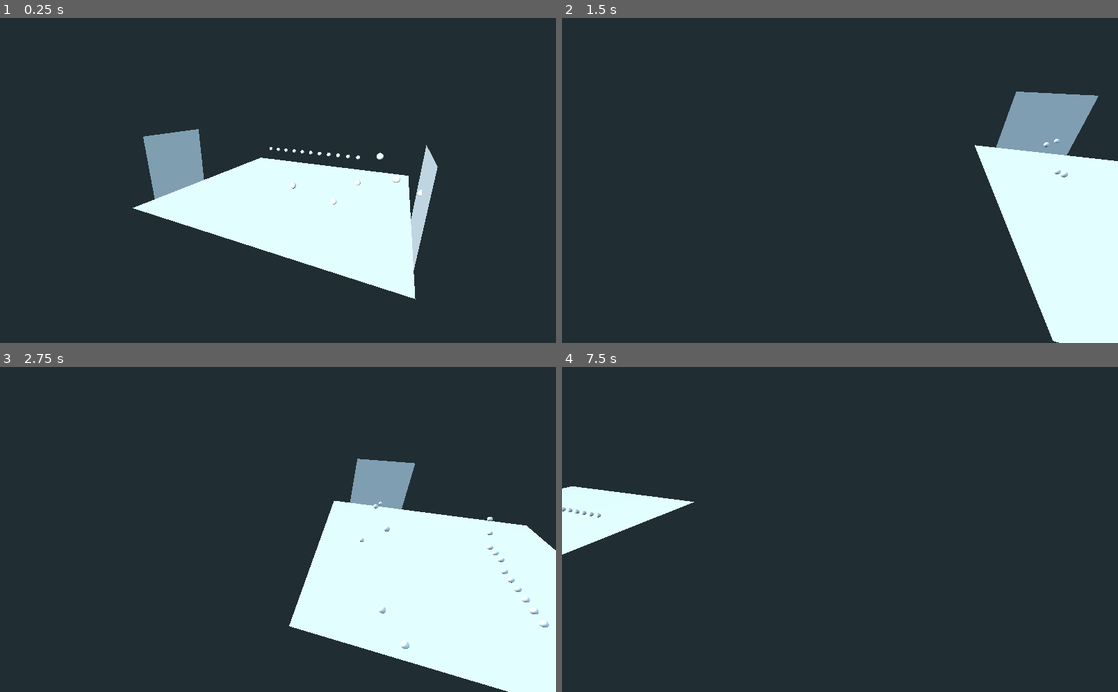
Above: before the commit, frames 1-4 (two rows, left to right).
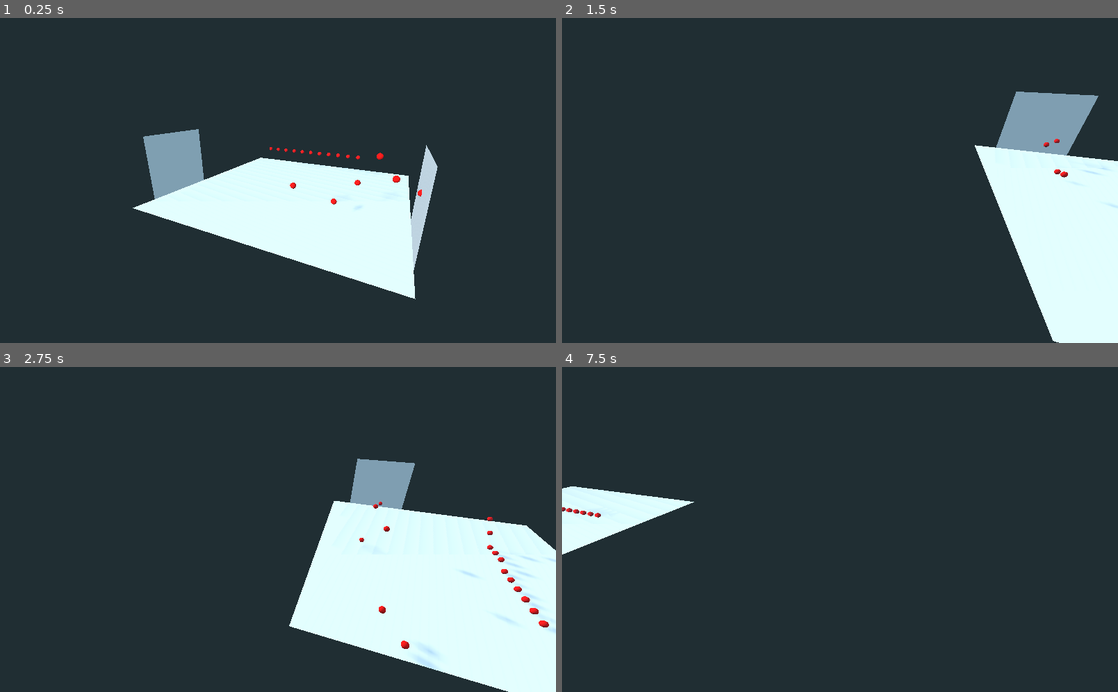
Above: after the commit, the same moments.

Repository: Wellbek/GamePhysicsSPP
Game: Godot game, scene res://Scenes/Assignment2.tscn
Two runs of this game, one before a commit and one after it. Both use one fixed random seed, a clock stepped at 60 frames per second and the inputs below. The project has no main scene, so this scene is started directly.
Inputs (mouse positions are in pixels of both pictures, inside the frame that each line leads up to):
- Up to frame 1 (0.25 s): no input
- Up to frame 2 (1.5 s): move the mouse to (962, 164) at 0.52 s; hold D (right) 0.53-1.28 s; hold Ctrl (unlock_camera) 0.53-1.28 s; move the mouse to (728, 196) at 1.27 s; hold S (back) from 1.28 s (still down); tap Ctrl (unlock_camera) at 1.35 s
- Up to frame 3 (2.75 s): move the mouse to (333, 458) at 2.02 s; release S (back) at 2.03 s; hold D (right) from 2.03 s (still down); hold Ctrl (unlock_camera) from 2.03 s (still down)
- Up to frame 4 (7.5 s): move the mouse to (812, 594) at 2.77 s; release D (right) at 2.78 s; release Ctrl (unlock_camera) at 2.78 s; hold W (forward) 2.78-3.53 s; tap Ctrl (unlock_camera) every 1.5 s from 2.85 to 7.35 s; move the mouse to (1006, 578) at 3.52 s; hold Ctrl (unlock_camera) 3.53-4.28 s; hold A (left) 3.53-5.03 s; tap Enter at 4.25, 5.75, 7.25 s; move the mouse to (673, 480) at 4.27 s; tap Space at 5, 6.5 s; move the mouse to (867, 529) at 5.02 s; hold S (back) 5.03-5.78 s; hold Ctrl (unlock_camera) 5.03-5.78 s; move the mouse to (756, 448) at 5.77 s; hold D (right) 5.78-6.53 s; move the mouse to (962, 513) at 6.52 s; hold W (forward) 6.53-7.28 s; hold Ctrl (unlock_camera) 6.53-7.28 s; move the mouse to (728, 545) at 7.27 s; hold D (right) from 7.28 s (still down)

The runs differ from the first frame. In frame 1, 0.2% of the frame differs, in the area x 48-76%, y 39-59%; in frame 2, less than 0.1%; in frame 3, 0.5%, in the area x 64-100%, y 41-94%; in frame 4, less than 0.1%.

Commit message:
Directional Light for A4

Diff:
--- a/Game Physics Assignment Sheet 2/Instances/Ball.tscn
+++ b/Game Physics Assignment Sheet 2/Instances/Ball.tscn
@@ -1,6 +1,6 @@
 [gd_scene load_steps=4 format=2]
 
-[sub_resource type="GDScript" id=3]
+[sub_resource type="GDScript" id=1]
 script/source = "extends RigidBody
 
 #Sphere
@@ -8,36 +8,37 @@
 var radius = 5.0
 
 func _integrate_forces(state):
-    var t = state.get_transform()
-    var x = t.origin
-    var velocity = state.get_linear_velocity()
+	var t = state.get_transform()
+	var x = t.origin
+	var velocity = state.get_linear_velocity()
 
-    # Project the current position X onto the sphere
-    var vector = x - center
-    var closest_point = center + vector.normalized() * radius
+	# Project the current position X onto the sphere
+	var vector = x - center
+	var closest_point = center + vector.normalized() * radius
 	# Set new position
-    t.origin = closest_point
-    state.set_transform(t)
+	t.origin = closest_point
+	state.set_transform(t)
 
-    # Adjust the velocity
-    var tangent = vector.normalized()
-    var velocity_normal = tangent * velocity.dot(tangent)
-    velocity = velocity - velocity_normal
-    state.set_linear_velocity(velocity)"
+	# Adjust the velocity
+	var tangent = vector.normalized()
+	var velocity_normal = tangent * velocity.dot(tangent)
+	velocity = velocity - velocity_normal
+	state.set_linear_velocity(velocity)
+"
 
-[sub_resource type="SphereMesh" id=1]
+[sub_resource type="SphereMesh" id=2]
 
-[sub_resource type="SphereShape" id=2]
+[sub_resource type="SphereShape" id=3]
 
 [node name="Ball" type="Spatial"]
 
 [node name="RigidBody" type="RigidBody" parent="."]
 transform = Transform( 1, 0, 0, 0, 1, 0, 0, 0, 1, 0, 10.8168, 0 )
-script = SubResource( 3 )
+script = SubResource( 1 )
 
 [node name="MeshInstance" type="MeshInstance" parent="RigidBody"]
-mesh = SubResource( 1 )
+mesh = SubResource( 2 )
 material/0 = null
 
 [node name="CollisionShape" type="CollisionShape" parent="RigidBody"]
-shape = SubResource( 2 )
+shape = SubResource( 3 )
--- a/Game Physics Assignment Sheet 2/Instances/Particle.tscn
+++ b/Game Physics Assignment Sheet 2/Instances/Particle.tscn
@@ -1,11 +1,13 @@
-[gd_scene load_steps=3 format=2]
+[gd_scene load_steps=4 format=2]
 
 [ext_resource path="res://Scripts/Particle.gd" type="Script" id=1]
-
 
 [sub_resource type="SphereMesh" id=1]
 radius = 0.2
 height = 0.4
+
+[sub_resource type="SpatialMaterial" id=2]
+albedo_color = Color( 0.992157, 0.0313726, 0.00784314, 1 )
 
 [node name="Particle" type="Spatial"]
 script = ExtResource( 1 )
@@ -13,4 +15,4 @@
 
 [node name="MeshInstance" type="MeshInstance" parent="."]
 mesh = SubResource( 1 )
-material/0 = null
+material/0 = SubResource( 2 )
--- a/Game Physics Assignment Sheet 2/Scenes/Assignment2.tscn
+++ b/Game Physics Assignment Sheet 2/Scenes/Assignment2.tscn
@@ -11,6 +11,7 @@
 
 [node name="DirectionalLight" type="DirectionalLight" parent="."]
 transform = Transform( 0.946704, 0.0723057, -0.313884, 0.063003, 0.914088, 0.400591, 0.315882, -0.399017, 0.860816, -2.05403, 8.32813, 11.3885 )
+shadow_enabled = true
 
 [node name="Plane" type="Spatial" parent="."]
 transform = Transform( 10, 0, 0, 0, 1, 0, 0, 0, 10, 0, 0, 0 )
--- a/Game Physics Assignment Sheet 2/Scenes/Assignment4.tscn
+++ b/Game Physics Assignment Sheet 2/Scenes/Assignment4.tscn
@@ -155,3 +155,7 @@
 
 [node name="wallRow10" parent="Spatial" instance=ExtResource( 3 )]
 transform = Transform( 1, 0, 0, 0, 1, 0, 0, 0, 1, 0, 3.6, 0.4 )
+
+[node name="DirectionalLight" type="DirectionalLight" parent="."]
+transform = Transform( 0.998512, -0.0384406, 0.0386788, 0, 0.709288, 0.704919, -0.0545319, -0.70387, 0.708232, 0, 0, 7.47432 )
+shadow_enabled = true
--- a/Game Physics Assignment Sheet 2/Scenes/MarbleMaze.tscn
+++ b/Game Physics Assignment Sheet 2/Scenes/MarbleMaze.tscn
@@ -108,7 +108,6 @@
 mode = 1
 continuous_cd = true
 script = ExtResource( 4 )
-mouseSpeed = 2.0
 
 [node name="MeshInstance" type="MeshInstance" parent="Maze"]
 mesh = ExtResource( 1 )
--- a/Game Physics Assignment Sheet 2/project.godot
+++ b/Game Physics Assignment Sheet 2/project.godot
@@ -79,10 +79,6 @@
  ]
 }
 
-[physics]
-
-common/physics_jitter_fix=0.5
-
 [rendering]
 
 environment/default_environment="res://default_env.tres"
